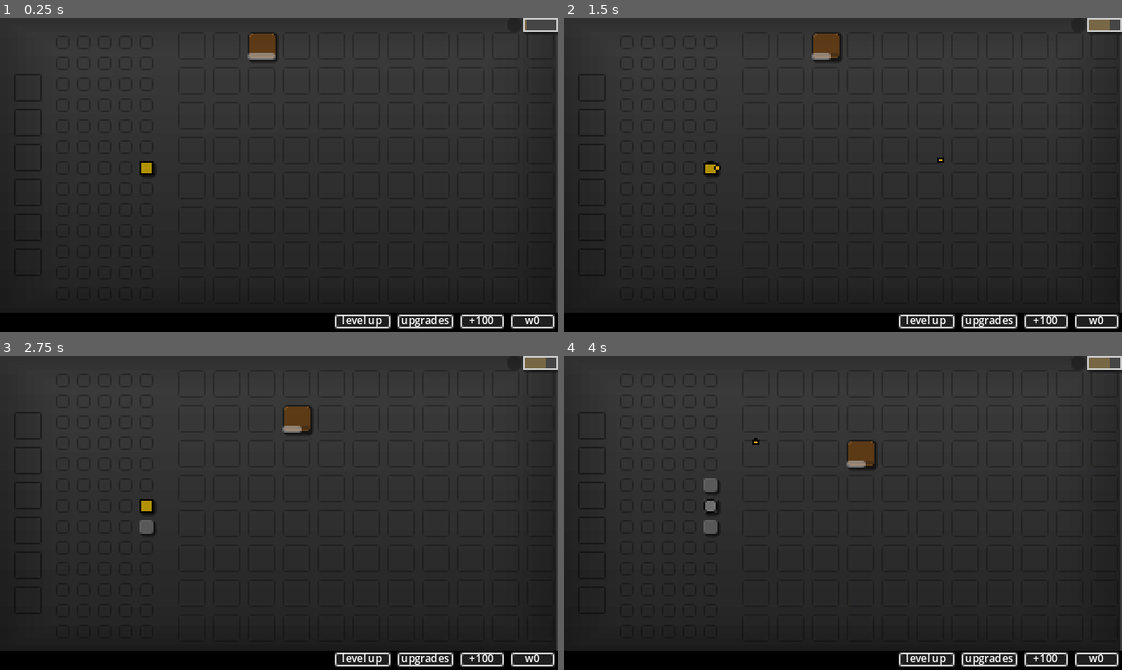
Above: before the commit, frames 1-4 (two rows, left to right).
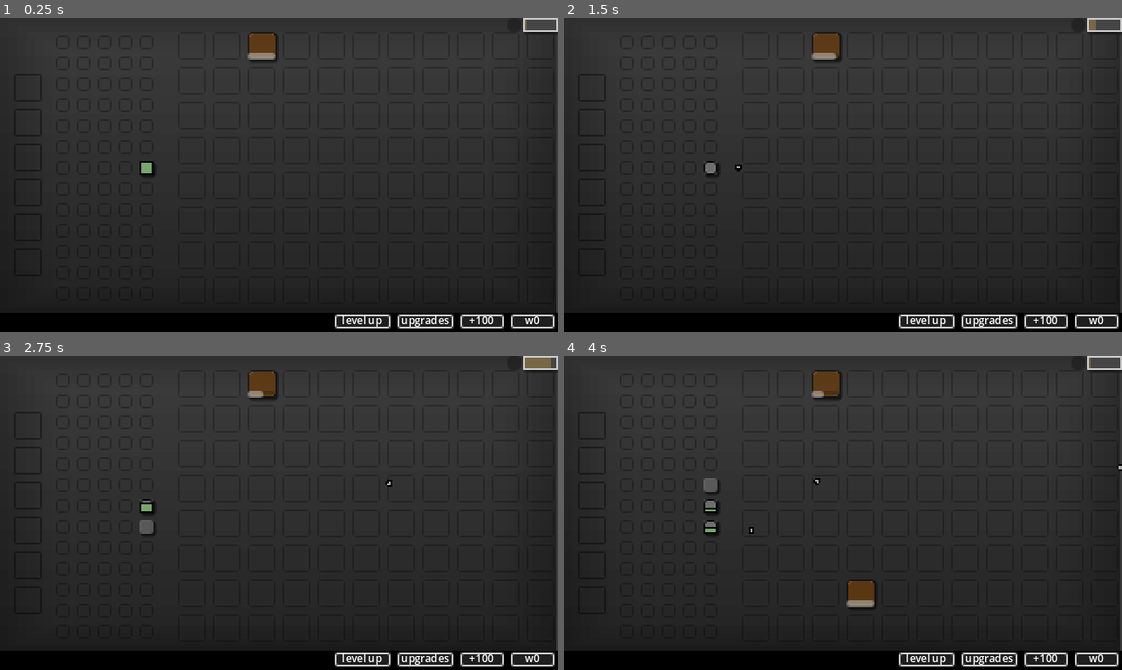
Above: after the commit, the same moments.

Repository: kullerQ/idle-prototype
Game: Godot game, scene res://Scenes/Main/main.tscn
The game is run twice, just before and just after one commit, with the same random seed, the same clock (stepped at 60 frames per second) and the same inputs.
Inputs (mouse positions are in pixels of both pictures, inside the frame that each line leads up to):
- Up to frame 1 (0.25 s): no input
- Up to frame 2 (1.5 s): click (926, 322) at 0.52 s; tap Enter at 1.25 s; move the mouse to (965, 159) at 1.27 s; hold D from 1.28 s (still down); tap 4 at 1.35 s; click (965, 159) at 1.42 s
- Up to frame 3 (2.75 s): tap 1 at 1.55 s; release D at 2 s; drag from (167, 528) to (189, 384) at 2.02 s
- Up to frame 4 (4 s): move the mouse to (898, 443) at 2.77 s; hold D 2.78-3.5 s; tap 4 at 2.85 s; click (898, 443) at 2.92 s; tap 1 at 3.05 s; drag from (815, 575) to (792, 384) at 3.52 s

The runs differ from the first frame. In frame 1, less than 0.1% of the frame differs, in the area x 25-28%, y 46-50%; in frame 2, 0.2%; in frame 3, 1.0%; in frame 4, 1.6%, in the area x 25-100%, y 0-80%.

Commit message:
save

Diff:
--- /dev/null
+++ b/Resources/PlayerCells/player_cell_druid.tres
@@ -0,0 +1,17 @@
+[gd_resource type="Resource" script_class="PlayerCellData" load_steps=2 format=3 uid="uid://0xyfkmq4ag42"]
+
+[ext_resource type="Script" path="res://Resources/_scr_player_cell_data.gd" id="1_ngjbh"]
+
+[resource]
+script = ExtResource("1_ngjbh")
+cooldown = 3.0
+projectile_type = 5
+accuracy = 12.0
+type = 4
+crit_chance = 0.0
+crit_mult = 2
+xp_increase = 1.0
+autoattack = false
+attacks = 1
+multi_attack_delay = 0.5
+color = Color(0.470588, 0.65098, 0.427451, 1)
--- /dev/null
+++ b/Resources/Projectiles/projectile_data_druid_magic.tres
@@ -0,0 +1,11 @@
+[gd_resource type="Resource" script_class="ProjectileData" load_steps=2 format=3 uid="uid://ckqurogg2vv7y"]
+
+[ext_resource type="Script" path="res://Resources/_scr_projectile_data.gd" id="1_k0uye"]
+
+[resource]
+script = ExtResource("1_k0uye")
+spd = 60.0
+max_range = 250.0
+dmg = 10.0
+r = 1
+max_piercings = 0
--- a/Resources/_scr_player_cell_data.gd
+++ b/Resources/_scr_player_cell_data.gd
@@ -6,6 +6,7 @@
 	SHOOTER,
 	ROGUE,
 	WIZARD,
+	DRUID,
 }
 @export var cooldown: float
 @export var projectile_type: ProjectileManager.Types
--- a/Resources/_scr_projectile_data.gd
+++ b/Resources/_scr_projectile_data.gd
@@ -3,6 +3,6 @@
 
 @export var spd: float
 @export var max_range: float
-@export var dmg: int
+@export var dmg: float
 @export var r: int
 @export var max_piercings: int
--- a/Scenes/CelPlayer/player_cell.gd
+++ b/Scenes/CelPlayer/player_cell.gd
@@ -188,10 +188,12 @@
 	timer.wait_time = new_time
 	timer.start()
 
+func add_dir_projectile(function: Callable) -> void:
+	function.call(get_bullet_pos(), get_bullet_mult(), get_dir(get_bullet_pos()), projectile_mod_data, self)
+
 # shooter
 ##################################
 func shooter_attack() -> void:
-#	var weakening: bool = true if randf_range(0, 1) <= weakening_chance else false
 	if special_attack_count == 1:
 		var init_chance: float = projectile_mod_data.weakening_chance
 		projectile_mod_data.weakening_chance = 1
@@ -199,16 +201,20 @@
 		projectile_mod_data.weakening_chance = init_chance
 		return
 
-	projectile_manager.add_bullet(get_bullet_pos(), get_bullet_mult(), get_dir(get_bullet_pos()), projectile_mod_data, self)
-
+	add_dir_projectile(projectile_manager.add_bullet)
 
 # rogue
 ##################################
 func rogue_attack() -> void:
-	projectile_manager.add_knife(get_bullet_pos(), get_bullet_mult(), get_dir(get_bullet_pos()), projectile_mod_data, self)
+	add_dir_projectile(projectile_manager.add_knife)
 
 # wizard
 ##################################
 func wizard_attack() -> void:
 	projectile_manager.add_magic(get_bullet_pos(), get_bullet_mult(),
 	G.cell_manager.get_cell_global_center(Vector2(10, randi_range(0, 7))), projectile_mod_data, self )
+
+# druid
+##################################
+func druid_attack() -> void:
+	add_dir_projectile(projectile_manager.add_druid_magic)
--- a/Scenes/CellManager/cell_manager.gd
+++ b/Scenes/CellManager/cell_manager.gd
@@ -40,7 +40,7 @@
 var max_lumberjack_count: int = 1
 var economy : Economy
 
-signal cell_hitted(cell: CellResource, dmg: int) #todo: change dmg to dmg data
+signal cell_hitted(cell: CellResource, dmg_data: DamageData)
 signal cell_died(cell: CellResource)
 signal cell_occupied(cell: CellResource)
 
@@ -84,14 +84,39 @@
 	add_res(data.type, data.break_value)
 	free_cell(cell)
 
-func _on_cell_hitted(cell: CellResource, dmg: int) -> void:
+func _on_cell_hitted(cell: CellResource, dmg_data: DamageData) -> void:
 	var data: CellResourceData = cell.data
 	if !handle_hit_function(data, cell):
 		return
 
 	var hp: int = cell.hp
-	if !handle_cell_hit(data, cell, dmg):
-		return
+	var dmg: float = dmg_data.dmg
+	if cell.weakened:
+		dmg = round(dmg * dmg_data.weakened_mod)
+
+	match data._name:
+		Names.SPECIAL_LUMBERJACK:
+			return
+
+	match dmg_data.type:
+		DamageData.Types.HIT:
+			cell.sub_hp(dmg)
+
+		DamageData.Types.HEAL_LIFETIME:
+			var overheal: float = cell.add_life_time(dmg)
+			if overheal:
+				var other_cell: CellResource = get_rand_occupied_cell(cell)
+				if !other_cell:
+					return
+
+#				var new_data: DamageData = dmg_data.duplicate()
+#				new_data.dmg = overheal
+				var test: Test = Test.new()
+				prints(dmg_data.duplicate())
+				other_cell.add_life_time(overheal)
+				print(overheal)
+
+			return
 
 	add_res(data.type, min(hp, data.value * dmg))
 
@@ -107,14 +132,6 @@
 
 	return true
 
-func handle_cell_hit(data: CellResourceData, cell: CellResource, dmg: int) -> bool:
-	match data._name:
-		Names.SPECIAL_LUMBERJACK:
-			return false
-
-	cell.sub_hp(dmg)
-	return true
-
 func get_cell_coords_from_global_pos(pos: Vector2) -> Vector2i:
 	return floor((pos - global_position) / (CELL_SIZE + separation))
 
@@ -124,13 +141,13 @@
 func get_cell_global_center(coords: Vector2i) -> Vector2:
 	return cells[coords].global_position + CELL_SIZE / 2
 
-func get_rand_occupied_cell_global_center(exclude: CellResource = null, type: Types = 0) -> Vector2:
+func get_rand_occupied_cell(exclude: CellResource = null, type: Types = 0) -> CellResource:
 	if occupied_cells.is_empty():
-		return Vector2.ZERO
+		return null
 
 	var target_arr: Array = occupied_cells if type == 0 else occupied_cells_types[type]
 	if target_arr.is_empty():
-		return Vector2.ZERO
+		return null
 
 	if exclude:
 		var temp_occupied_cells = target_arr.duplicate()
@@ -138,12 +155,18 @@
 			temp_occupied_cells.erase(exclude)
 
 		if temp_occupied_cells.is_empty():
-			return Vector2.ZERO
-
-		return temp_occupied_cells.pick_random().global_position + CELL_SIZE / 2
-
-
-	return occupied_cells.pick_random().global_position + CELL_SIZE / 2
+			return null
+
+		target_arr = temp_occupied_cells
+
+	return target_arr.pick_random()
+
+func get_rand_occupied_cell_global_center(exclude: CellResource = null, type: Types = 0) -> Vector2:
+	var cell: CellResource = get_rand_occupied_cell(exclude, type)
+	if !cell:
+		return Vector2.ZERO
+
+	return cell.global_position + CELL_SIZE / 2
 
 func get_data(_name: Names) -> CellResourceData:
 	return all_data[_name]
@@ -188,6 +211,7 @@
 	assert(_name != 0)
 	return _name
 
+
 func add_rand_resource(type: Types) -> void:
 	if free_cells.is_empty():
 		return
--- a/Scenes/CellResource/cell_resource.gd
+++ b/Scenes/CellResource/cell_resource.gd
@@ -42,11 +42,7 @@
 
 	audio_stream_player.pitch_scale = randf_range(0.9, 1.1)
 	audio_stream_player.playing = true
-	var dmg: float = dmg_data.dmg
-	if weakened:
-		dmg = round(dmg * dmg_data.weakened_mod)
-
-	manager.cell_hitted.emit(self, dmg)
+	manager.cell_hitted.emit(self, dmg_data)
 
 func sub_hp(v: int) -> void:
 	set_hp(max(0, hp - v))
@@ -113,3 +109,17 @@
 
 func _on_weaken_timeout() -> void:
 	set_weaken(false)
+
+# retunrs overheal
+func add_life_time(amount: float) -> float:
+	var time_left: float = timer.time_left
+	var new_time_left: float = time_left + amount
+	var overheal: float = 0
+	timer.stop()
+	if new_time_left > data.life_time:
+		overheal = new_time_left - data.life_time
+		new_time_left = data.life_time
+
+	timer.wait_time = new_time_left
+	timer.start()
+	return overheal
--- a/Scenes/Main/main.gd
+++ b/Scenes/Main/main.gd
@@ -7,28 +7,43 @@
 	G.initialize()
 	Engine.time_scale = 1
 
-#func _ready() -> void:
-#	G.economy.set_resource(Economy.Currencies.WOOD, 500)
-
 func _input(event):
 	if event is InputEventKey && event.is_pressed():
 		match event.keycode:
+	# programm stuff
 			KEY_ESCAPE:
 				tree.quit()
 			KEY_R:
 				tree.reload_current_scene()
+			KEY_4:
+				if Engine.time_scale != 1:
+					Engine.time_scale = 1
+					return
+
+				Engine.time_scale = 4
+	# resource cells
 			KEY_T:
 				G.cell_manager.add_resource_at_global(get_global_mouse_position(), CellManager.Names.WOOD_TREE)
 			KEY_Z:
 				G.cell_manager.add_resource_at_global(get_global_mouse_position(), CellManager.Names.SPECIAL_LUMBERJACK)
-			KEY_4:
-				Engine.time_scale = 32
 			KEY_5:
 				var m: CellManager = G.cell_manager
 				for i in range(10):
 					m.add_rand_resource(CellManager.Types.WOOD)
 			KEY_X:
 				G.cell_manager.free_cell_at_global(get_global_mouse_position())
+
+	# player cells
+			KEY_1:
+				G.player_cell_manager.add_free_cell()
+			KEY_S:
+				G.player_cell_manager.add_tower(PlayerCellData.Types.SHOOTER)
+			KEY_A:
+				G.player_cell_manager.add_tower(PlayerCellData.Types.ROGUE)
+			KEY_W:
+				G.player_cell_manager.add_tower(PlayerCellData.Types.WIZARD)
+			KEY_D:
+				G.player_cell_manager.add_tower(PlayerCellData.Types.DRUID)
 			KEY_C:
 				var cell: PlayerCell = G.player_cell_manager.highlighted_cell
 				if !cell:
--- a/Scenes/PlayerCellManager/player_cell_manager.gd
+++ b/Scenes/PlayerCellManager/player_cell_manager.gd
@@ -8,6 +8,7 @@
 	PlayerCellData.Types.SHOOTER: load("uid://d1lppkhdp8brh").duplicate(),
 	PlayerCellData.Types.ROGUE: load("uid://cson3piyylqw0").duplicate(),
 	PlayerCellData.Types.WIZARD: load("uid://ynurimwp8bik").duplicate(),
+	PlayerCellData.Types.DRUID: load("uid://0xyfkmq4ag42").duplicate(),
 }
 var free_cells: Array = []
 var added_cells: int = 1
@@ -25,19 +26,6 @@
 signal cell_lvled_up(cell: PlayerCell, lvl: int)
 signal cell_upgraded(cell: PlayerCell)
 
-func _input(event):
-	if event is InputEventKey && event.is_pressed():
-		match event.keycode:
-			KEY_1:
-				add_free_cell()
-			KEY_S:
-				add_tower(PlayerCellData.Types.SHOOTER)
-			KEY_A:
-				add_tower(PlayerCellData.Types.ROGUE)
-			KEY_W:
-				add_tower(PlayerCellData.Types.WIZARD)
-
-
 func _ready() -> void:
 	var pos: Vector2i = Vector2i.ZERO
 	for c in get_children():
@@ -49,7 +37,8 @@
 
 		pos.x += 1
 
-	add_starting_cell(PlayerCellData.Types.SHOOTER, 0, 0)
+#	add_starting_cell(PlayerCellData.Types.SHOOTER, 0, 0)
+	add_starting_cell(PlayerCellData.Types.DRUID, 0, 0)
 	cell_lvled_up.connect(_on_cell_lvled_up)
 	cell_upgraded.connect(_on_cell_upgraded)
 #	fill_grid(PlayerCellData.Types.SHOOTER)
--- a/Scenes/Projectile/projectile.gd
+++ b/Scenes/Projectile/projectile.gd
@@ -104,5 +104,5 @@
 		return false
 
 	dir = global_position.direction_to(target_cell_pos)
-	dmg = floor(float(dmg) / 2)
+	dmg = floor(dmg / 2)
 	return true
--- /dev/null
+++ b/Scenes/Projectiles/DruidMagic/druid_magic.gd
@@ -0,0 +1,6 @@
+extends Projectile
+class_name DruidMagic
+
+func when_hitted(_area: Area2D, cell: CellResource = null) -> void:
+	_area.hitted.emit(DamageData.new(dmg, mod_data.weakened_dmg_mod, DamageData.Types.HEAL_LIFETIME))
+	apply_effects(cell)
--- /dev/null
+++ b/Scenes/Projectiles/DruidMagic/druid_magic.tscn
@@ -0,0 +1,7 @@
+[gd_scene load_steps=3 format=3 uid="uid://dw7hqy0bhgwaw"]
+
+[ext_resource type="PackedScene" uid="uid://3url7yuxxjew" path="res://Scenes/Projectile/projectile.tscn" id="1_75wo5"]
+[ext_resource type="Script" path="res://Scenes/Projectiles/DruidMagic/druid_magic.gd" id="2_fb4np"]
+
+[node name="DruidMagic" instance=ExtResource("1_75wo5")]
+script = ExtResource("2_fb4np")
--- a/Scripts/dmg_data.gd
+++ b/Scripts/dmg_data.gd
@@ -1,8 +1,18 @@
+extends Resource
 class_name DamageData
 
+enum Types {
+	NULL,
+	HIT,
+	HEAL_LIFETIME,
+	HEAL_DURABILITY,
+}
+
+var type: Types
 var dmg: float
 var weakened_mod: float
 
-func _init(_dmg: float, _weakened_mod: float) -> void:
+func _init(_dmg: float, _weakened_mod: float, _type: Types = Types.HIT) -> void:
 	dmg = _dmg
 	weakened_mod = _weakened_mod
+	type = _type
--- a/Scripts/projectile_manager.gd
+++ b/Scripts/projectile_manager.gd
@@ -5,7 +5,8 @@
 	BULLET,
 	KNIFE,
 	MAGIC,
-	AXE
+	AXE,
+	DRUID_MAGIC
 
 }
 var projectile_scenes: Dictionary = {
@@ -13,13 +14,14 @@
 	Types.KNIFE: load("uid://btawcaget3dop"),
 	Types.MAGIC: load("uid://dbvm0xe75co22"),
 	Types.AXE: load("uid://fayy1y7iri3x"),
+	Types.DRUID_MAGIC: load("uid://dw7hqy0bhgwaw"),
 }
 
 var projectile_data: Dictionary = {
 	Types.BULLET: load("uid://c2v6gmbo5oumv").duplicate(),
 	Types.KNIFE: load("uid://d2gth6s63tah6").duplicate(),
 	Types.MAGIC: load("uid://cqm1gvin210dd").duplicate(),
-	Types.AXE: load("uid://cwix8ktqxey3o").duplicate(),
+	Types.DRUID_MAGIC: load("uid://ckqurogg2vv7y").duplicate(),
 	}
 
 var projectile_container: Node2D
@@ -69,6 +71,11 @@
 	magic.target_pos = _target_pos
 	add_projectile(magic)
 
+func add_druid_magic(pos: Vector2, mult: int, _dir: Vector2, mod_data: ProjectileDataModifiers, _owner: PlayerCell) -> void:
+	var druid_magic: DruidMagic = new_player_projectle(pos, Types.DRUID_MAGIC, mult, mod_data, _owner)
+	druid_magic.dir = _dir
+	add_projectile(druid_magic)
+
 func add_resource_axe(pos: Vector2, mult: int, _dmg_percent: float, _target_pos: Vector2, mod_data: ProjectileDataModifiers, _ignore: Array) -> void:
 	var axe: Axe = new_resource_projectule(pos, Types.AXE, mult, mod_data, _ignore)
 	axe.target_pos = _target_pos
--- /dev/null
+++ b/Scripts/test.gd
@@ -0,0 +1,4 @@
+extends Resource
+class_name Test
+
+var a: int = 1
